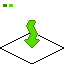
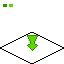
Two versions of the same layered image (64×64). Layer-by-layer changes:
painted on "up" over [24, 20, 40, 51]
